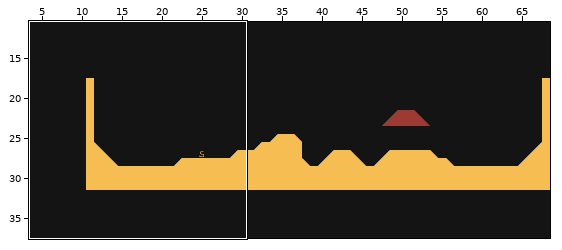
Level history. Tiled map: ld35-allturdbeast/data/testmap.tmx. The picture above shows the old version from afar; the outline marks the close-up.
Close-up. Before the commit:
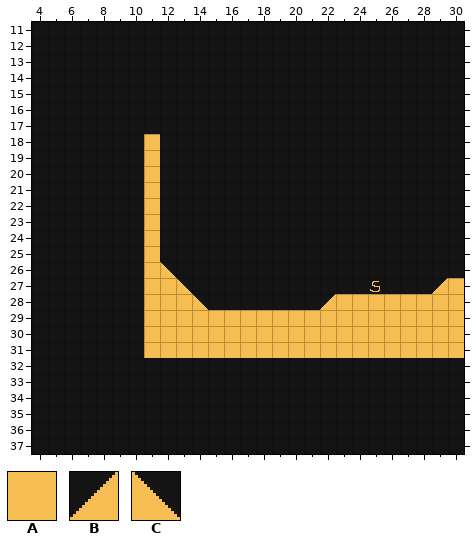
Cells are 16x16 px. Shown: x 4..30, y 11..37.
Key: from "Base": A 16, B 32, C 33.
_ is an empty cell.
Layers that did not change in this view are not listed.
Layer "Ground" before, first column x 4:
11 ___________________________
12 ___________________________
13 ___________________________
14 ___________________________
15 ___________________________
16 ___________________________
17 ___________________________
18 _______A___________________
19 _______A___________________
20 _______A___________________
21 _______A___________________
22 _______A___________________
23 _______A___________________
24 _______A___________________
25 _______A___________________
26 _______AC__________________
27 _______AAC_______________BA
28 _______AAAC_______BAAAAAAAA
29 _______AAAAAAAAAAAAAAAAAAAA
30 _______AAAAAAAAAAAAAAAAAAAA
31 _______AAAAAAAAAAAAAAAAAAAA
32 ___________________________
33 ___________________________
34 ___________________________
35 ___________________________
36 ___________________________
37 ___________________________
Now the later version:
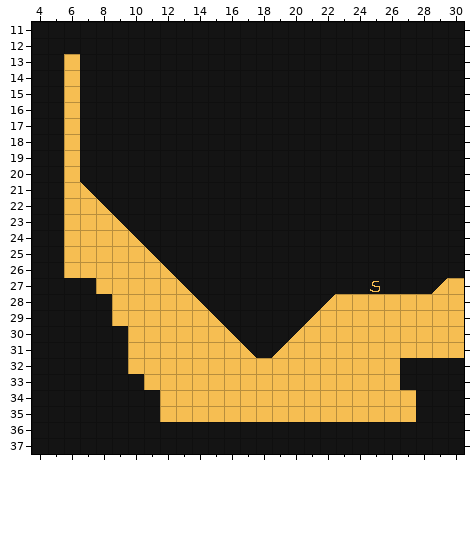
Difference:
Layer "Ground":
y 13..17: x 6 _ -> A
y 18..20: x 6 _ -> A; x 11 A -> _
y 21: x 6..7 __ -> AC; x 11 A -> _
y 22: x 6..8 ___ -> AAC; x 11 A -> _
y 23: x 6..9 ____ -> AAAC; x 11 A -> _
y 24: x 6..11 _____A -> AAAAC_
y 25: x 6..11 _____A -> AAAAAC
y 26: x 6..10 _____ -> AAAAA
y 27: x 8..10 ___ -> AAA
y 28: x 9..10 __ -> AA
y 29: x 9..10 __ -> AA; x 15..21 AAAAAAA -> C_____B
y 30: x 10 _ -> A; x 16..20 AAAAA -> C___B
y 31: x 10 _ -> A; x 17..19 AAA -> C_B
y 32: x 10..26 _________________ -> AAAAAAAAAAAAAAAAA
y 33: x 11..26 ________________ -> AAAAAAAAAAAAAAAA
y 34..35: x 12..27 ________________ -> AAAAAAAAAAAAAAAA
